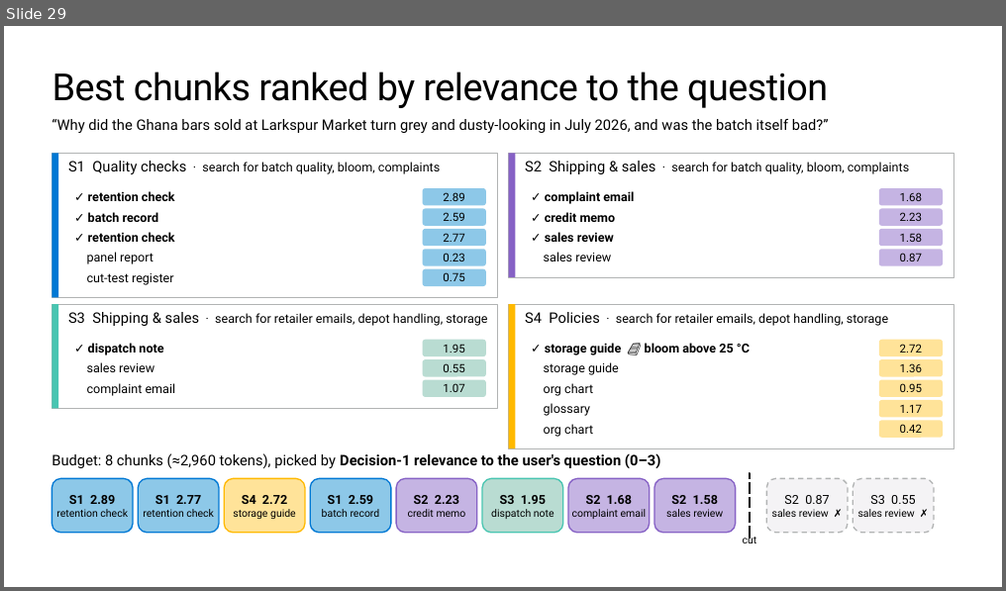
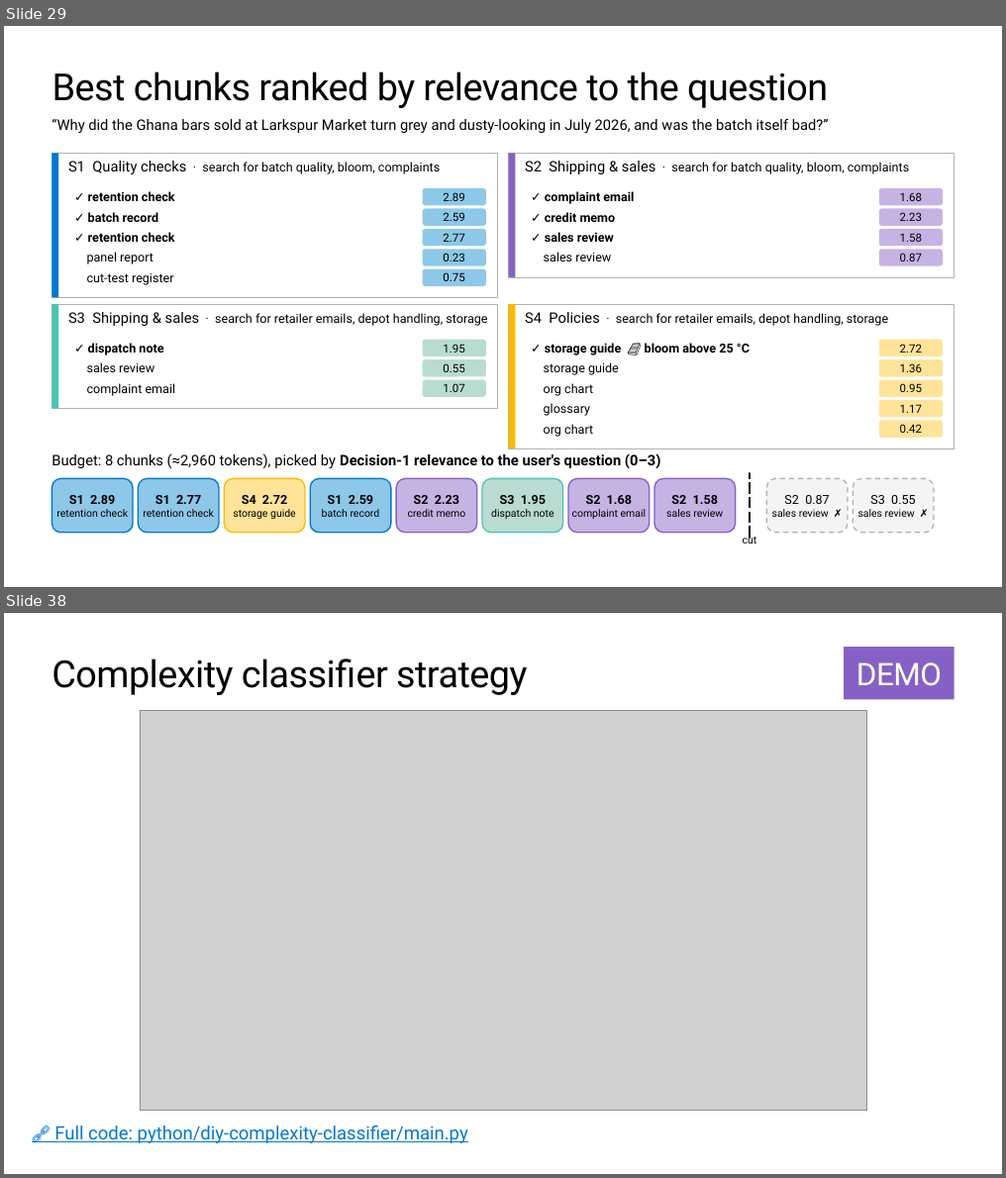
Before and after one commit to microsoft/ignite26-BRK300-building-agentic-retrieval-from-diy-to-foundry-iq, a slide deck: IgniteBRK300-WorkingDeck.pptx. Shown one above the other, each under a label of ours: slide 29 before the commit, slides 29 and 38 after it; the slides between them are not shown. The pictures are 1006x591 and 1006x1178 pixels, drawn with LibreOffice and Linux fonts; fonts in the diff are those of the drawing; grey boxes stand for pictures; background and template pictures are left out. Boxes give left, top, right and bottom in pixels: in the first picture for what was removed or moved away, otherwise in the second. Text is boxed around its words. In the diff, an @@ line names an element or a change of style, - is before the commit and + after.

Commit message:
Complexity slides

```diff
--- a/IgniteBRK300-WorkingDeck.pptx
+++ b/IgniteBRK300-WorkingDeck.pptx
@@ slide 38 added at (4,613,1002,1174), background #FFFFFF @@
@@ title added at (52,659,527,695), 36 pt, text #000000 @@
+Complexity classifier strategy
@@ rectangle added at (844,647,954,700), fill #8661C5, 30 pt, text #FFFFFF @@
+DEMO
@@ picture added at (140,710,866,1111) @@
@@ text added at (54,1126,468,1144), 17.6 pt, text #0078D4, underline @@
+🔗 Full code: python/diy-complexity-classifier/main.py
```
Also in this commit, not shown: 9 other slides added, 10 slides removed, 1 other file.
